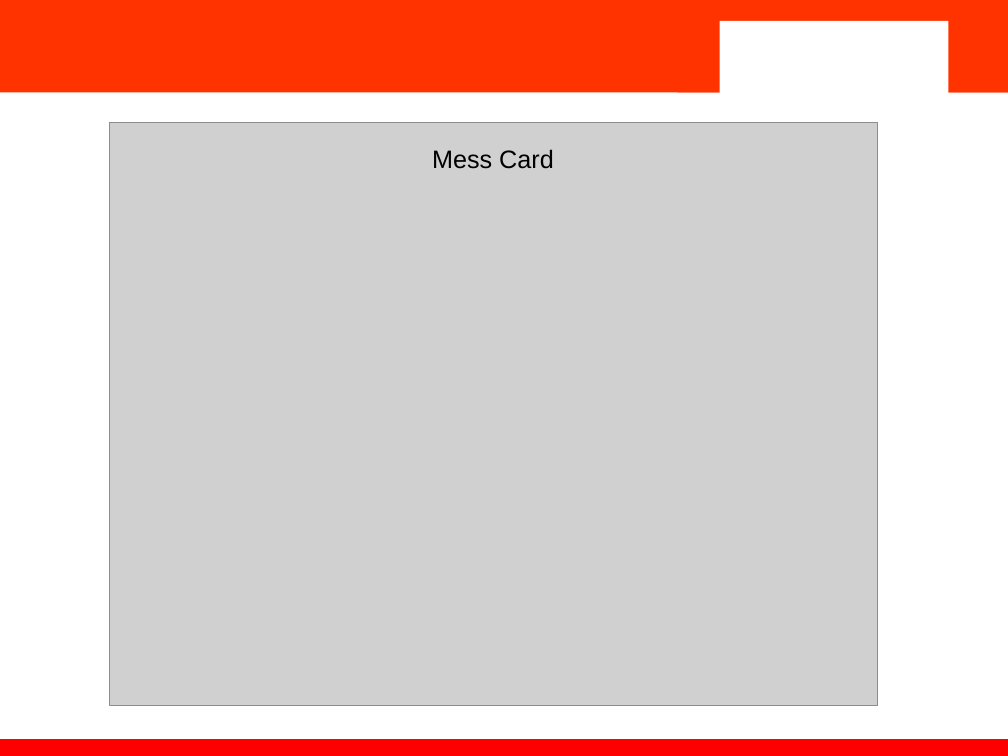
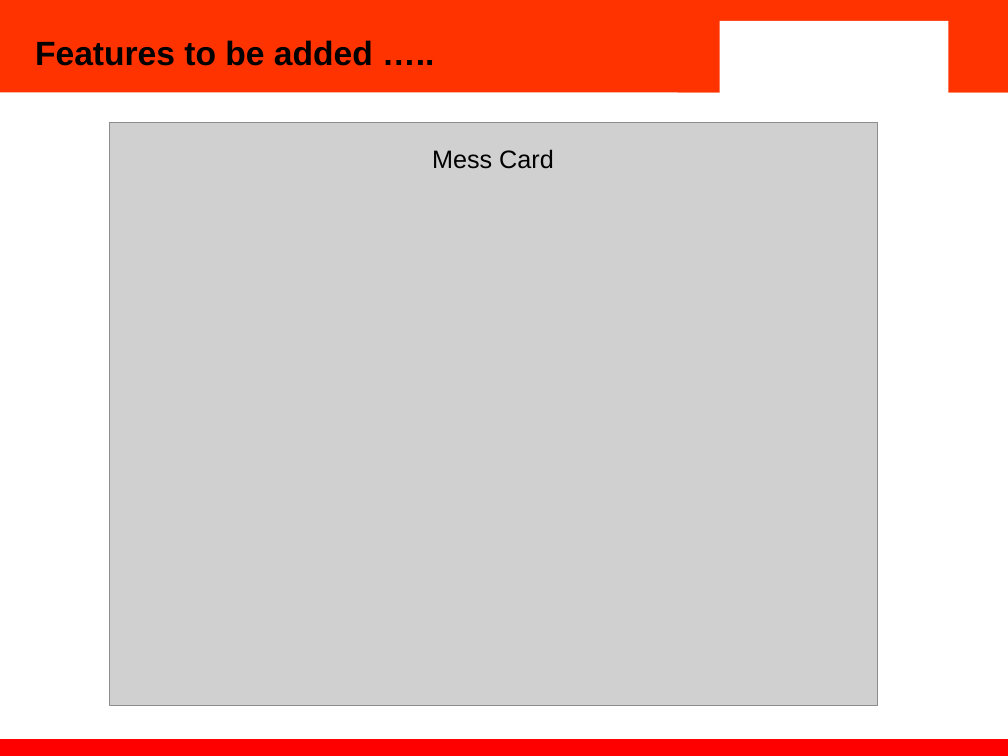
Before and after one commit to akhil-k-se/CampusMate, a slide deck: slide 8 of documents/Hostel Sync PPT.pptx (slide 14 before the commit). Drawn at 1008x756 pixels with LibreOffice and Linux fonts; fonts in the diff are those of the drawing; grey boxes stand for pictures; background and template pictures are left out. Boxes give left, top, right and bottom in pixels: in the first picture for what was removed or moved away, otherwise in the second. Text is boxed around its words. In the diff, an @@ line names an element or a change of style, - is before the commit and + after.

```diff
--- a/documents/Hostel Sync PPT.pptx
+++ b/documents/Hostel Sync PPT.pptx
@@ text added at (35,40,373,66), 24 pt, text #000000, bold @@
+Features to be added …..
```
Also in this commit, not shown: 1 other slide changed, 11 slides removed, 18 other files.
